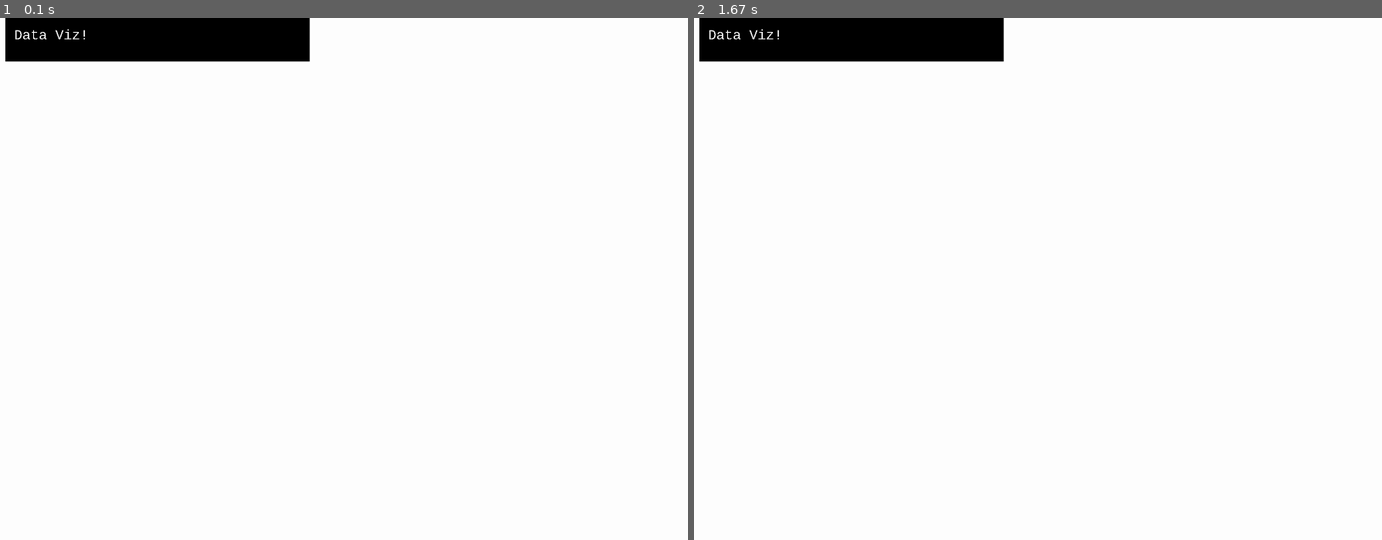
Above: before the commit, frames 1-2 (left to right).
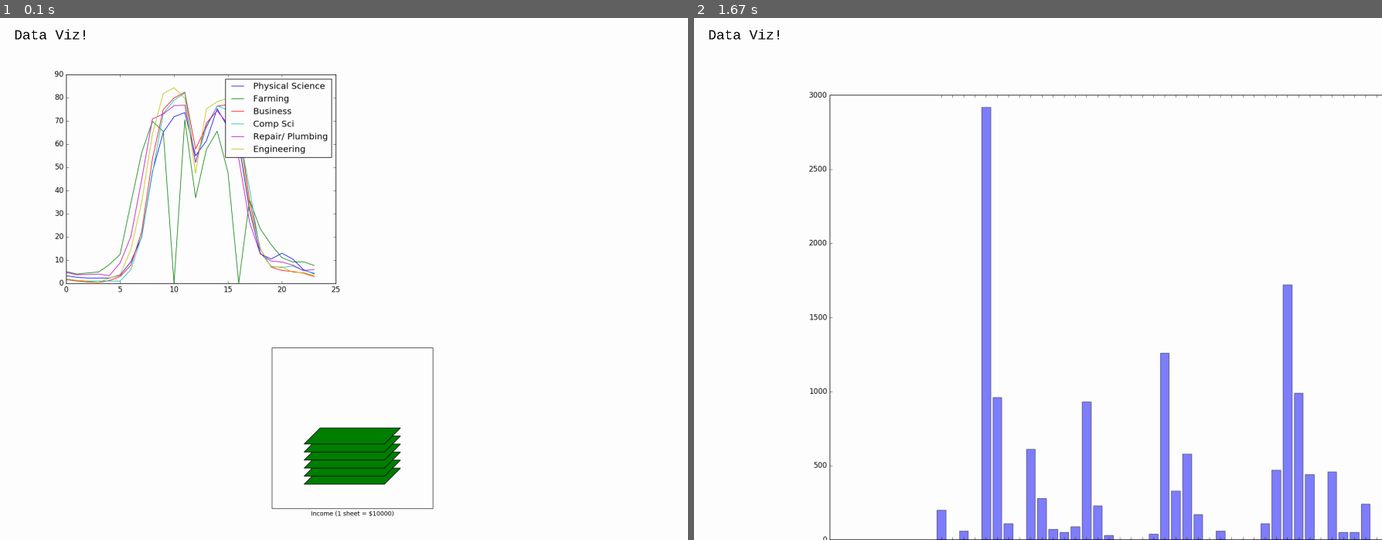
Above: after the commit, the same moments.

Repository: coreyacl/DataViz
Game: pygame game, started from UI.py
Two runs of this game, one before a commit and one after it. Both use one fixed random seed, a clock stepped at 60 frames per second and the inputs below.
Inputs (mouse positions are in pixels of both pictures, inside the frame that each line leads up to):
- Up to frame 1 (0.1 s): no input
- Up to frame 2 (1.67 s): click (1044, 425) at 0.38 s; click (1099, 393) at 0.72 s; click (1113, 325) at 1.55 s

The runs differ from the first frame. In frame 1, 7.6% of the frame differs, in the area x 0-64%, y 0-96%; in frame 2, 10%, in the area x 0-100%, y 0-100%.

Commit message:
Moved files
Updated:
-UI
-arch2.md
-file system organiztion

Diff:
--- a/UI.py
+++ b/UI.py
@@ -23,29 +23,60 @@
 black = (0,0,0)
 white = (255,255,255)
 
-class GUI():
+
+
+class Interface():
     black = (0,0,0)
     white = (255,255,255)
     bx = 700
     by = 100
-
     font = py.font.SysFont("couriernew",32)
 
     def __init__(self,gD):
         self.gD = gD
+        self.figures = []
+        self.locs = []
+
+        button = py.image.load('initialgraphs/income.png')
+        self.figures.append(button)
+        self.locs.append((500,700))
+
+    def addFigure(self,fig,xl,yl):
+        """Creates a figure and places it at xl,yl
+        fig: String of filename
+        xl: x coordinate of figure (remember, top left is 0,0)
+        yl: y coordinate of figure
+
+        """
+        img = py.image.load(fig)
+        self.figures.append(img)
+        self.locs.append((xl,yl))
 
     def update(self):
-        self.gD.fill(white)
+        self.gD.fill(self.white)
         box = py.surface.Surface((self.bx, self.by))
-        txt_surf = self.font.render("Data Viz!", False, self.white)  # bottom line
+        box.fill(self.white)
+        txt_surf = self.font.render("Data Viz!", False, self.black)  # bottom line
         txt_rect = txt_surf.get_rect(center=(105, 40))
         box.blit(txt_surf, txt_rect)
         self.gD.blit(box,(30,0))
+        for x in range(len(self.locs)):
+            self.gD.blit(self.figures[x],self.locs[x])
 
+""" Create the GUIs """
+mainScreen = Interface(gameDisplay)
 
+mainScreen.addFigure('initialgraphs/times.png',70,70)
 
-gui = GUI(gameDisplay)
+phys = Interface(gameDisplay)
 
+phys.addFigure('initialgraphs/physicist.png',40,50)
+
+screens = [mainScreen,phys]
+
+b = gameDisplay.blit(mainScreen.figures[0],mainScreen.locs[0])
+
+screenIndex = 0
 while running:
 
     for event in py.event.get():
@@ -54,10 +85,21 @@
         if event.type == py.KEYUP:
             if event.key == py.K_q:
                 running = False
-    # gameDisplay.fill(white)
+        if event.type == py.MOUSEBUTTONDOWN:
+            #print event.button
+            pos = py.mouse.get_pos()
+            if b.collidepoint(pos):
+                if screenIndex == 0:
+                    screenIndex = 1
+                elif screenIndex > 0:
+                    screenIndex = 0
 
 
-    gui.update()
+            # print(xm,ym)
+    gameDisplay.fill(white)
+
+
+    screens[screenIndex].update()
     py.display.update()
     clock.tick(60)
     # do stuff...
Renamed: Occupation_Research.py -> gSpreadsheetPull.py
Renamed: intialgraphs/Happiness_Factor.png -> initialgraphs/Happiness_Factor.png
Renamed: intialgraphs/Population circle diagram.png -> initialgraphs/Population circle diagram.png
Renamed: intialgraphs/farmerstate.png -> initialgraphs/farmerstate.png
Renamed: intialgraphs/income.png -> initialgraphs/income.png
Renamed: intialgraphs/mecheng.png -> initialgraphs/mecheng.png
Renamed: intialgraphs/physicist.png -> initialgraphs/physicist.png
Renamed: intialgraphs/times.png -> initialgraphs/times.png
Not shown, added: Assignments/P&F.md
Not shown, added: Assignments/Project Reflection.md
Not shown, added: Assignments/ProjectProposal.md
Not shown, added: Assignments/improved_system_architecture.pdf
(and 3 more such lines)
